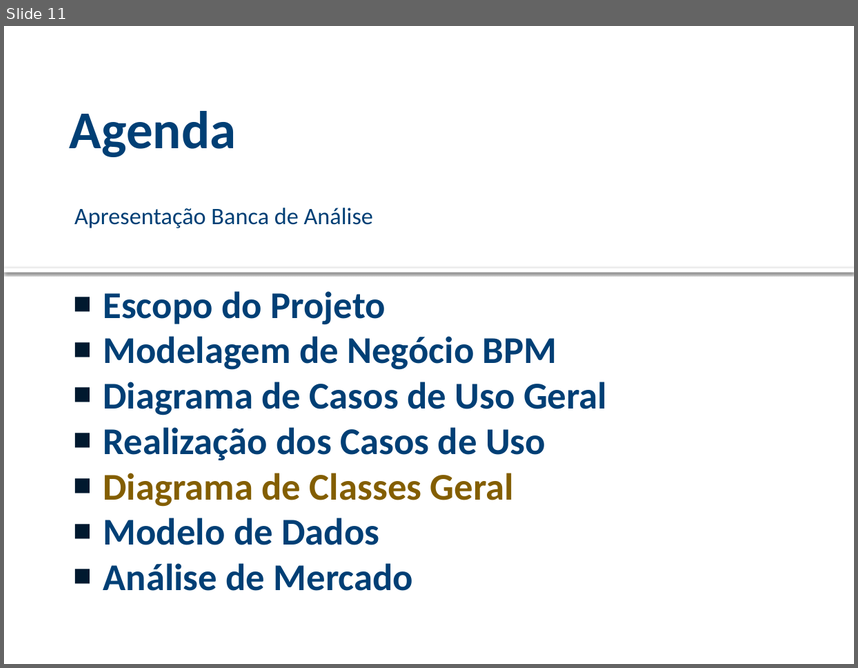
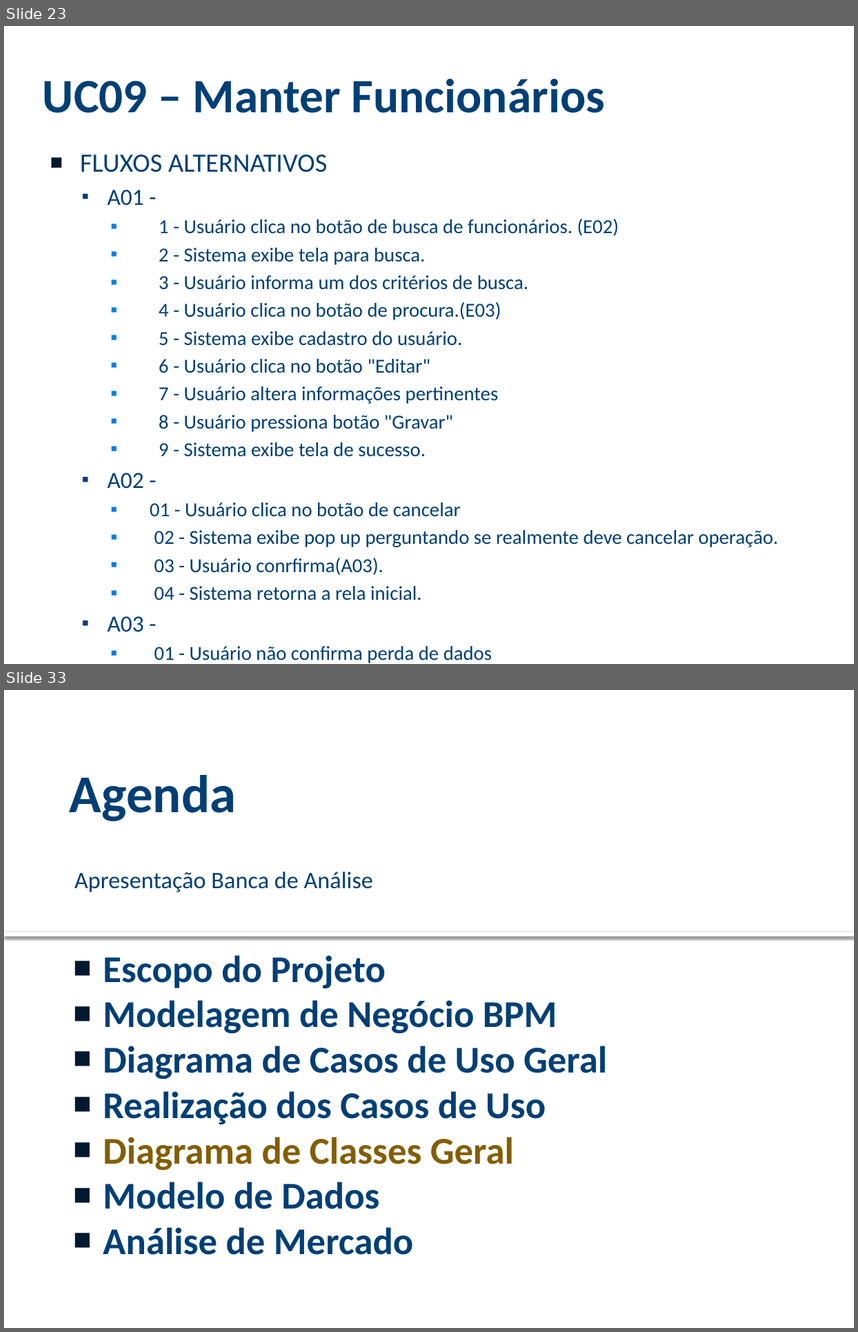
Before and after one commit to viniciussouza1210/ProjetoFinal, a slide deck: ANÁLISE/Modelo Apresentacao Analise (1).pptx. Shown one above the other, each under a label of ours: slide 11 before the commit, slides 23 and 33 after it; the slides between them are not shown. The pictures are 858x668 and 858x1332 pixels, drawn with LibreOffice and Linux fonts; fonts in the diff are those of the drawing; background and template pictures are left out. Boxes give left, top, right and bottom in pixels: in the first picture for what was removed or moved away, otherwise in the second. Text is boxed around its words. In the diff, an @@ line names an element or a change of style, - is before the commit and + after.

```diff
--- a/ANÁLISE/Modelo Apresentacao Analise (1).pptx
+++ b/ANÁLISE/Modelo Apresentacao Analise (1).pptx
@@ slide 23 added at (4, 26, 854, 664), background picture (left out) @@
@@ title added at (43, 78, 605, 113), 40.5 pt, text #003F75, bold @@
+UC09 – Manter Funcionários
@@ text added at (80, 154, 778, 663), 16.8 pt, text #003F75 @@
+■ FLUXOS ALTERNATIVOS
+  ▪ A01 -
+    ▪ 1 - Usuário clica no botão de busca de funcionários. (E02)
+    ▪ 2 - Sistema exibe tela para busca.
+    ▪ 3 - Usuário informa um dos critérios de busca.
+    ▪ 4 - Usuário clica no botão de procura.(E03)
+    ▪ 5 - Sistema exibe cadastro do usuário.
+    ▪ 6 - Usuário clica no botão "Editar"
+    ▪ 7 - Usuário altera informações pertinentes
+    ▪ 8 - Usuário pressiona botão "Gravar"
+    ▪ 9 - Sistema exibe tela de sucesso.
+  ▪ A02 -
+    ▪ 01 - Usuário clica no botão de cancelar
+    ▪ 02 - Sistema exibe pop up perguntando se realmente deve cancelar operação.
+    ▪ 03 - Usuário conrfirma(A03).
+    ▪ 04 - Sistema retorna a rela inicial.
+  ▪ A03 -
+    ▪ 01 - Usuário não confirma perda de dados
+    ▪ 02 - Sistema permanece na mesma tela
@@ page number added at (764, 639, 838, 656), 12 pt, text #FFFFFF, bold @@
+23
@@ what was slide 11 is now slide 33 @@
```
Also in this commit, not shown: 7 slides changed, 25 other slides added, 1 slide removed, 8 other files.
